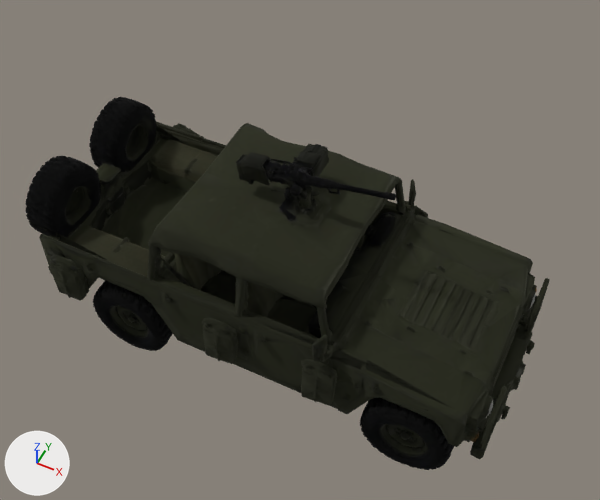
Before and after pictures for a commit that changed the glTF model art/meshes/vehicles/jeep_shoded.glb.
One viewpoint serves both versions: a camera (50 mm lens) standing at (2.47, -4.7, 7.06) and looking at (0.22, -0.21, 1.44). The axes (+X, +Y, +Z) are drawn at lower left. The lights are the same throughout. The picture after the commit comes second.

Objects in the first picture: 'hull_hull', 'hull_metal', 'hull_rubber'.
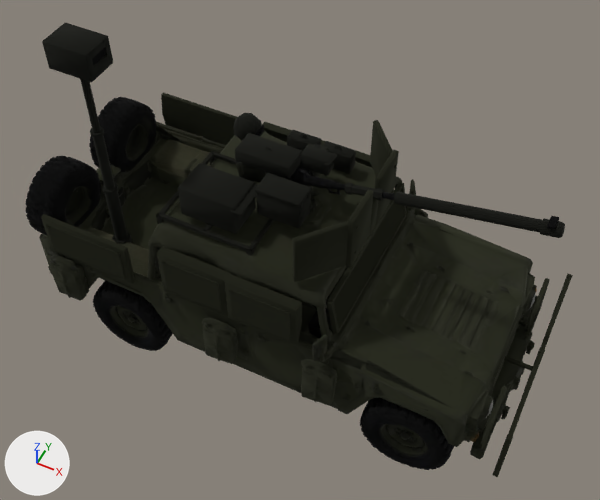
Changed parts and their boxes (x1, y1, x2, y2) in the pictures (600 x 500 px):
'kit_armour_3_hull_hull', added: after (41, 93, 573, 477)
'kit_armour_1_hull_hull', added: after (157, 122, 372, 346)
'kit_armour_2_hull_metal', added: after (292, 120, 399, 282)
'kit_sensors_2_hull_hull', added: after (156, 151, 275, 256)
'kit_sensors_3_hull_hull', added: after (42, 23, 133, 244)
'kit_firepower_3_hull_metal', added: after (235, 133, 565, 238)
'kit_firepower_2_hull_metal', added: after (255, 173, 385, 228)
'kit_firepower_1_hull_metal', added: after (287, 130, 356, 176)
'kit_sensors_1_hull_hull', added: after (233, 113, 264, 141)
'hull_metal', unchanged, covered by the edit: before (236, 144, 396, 208); after (236, 144, 395, 206)

The change, as a list of edits to the scene's bpy script:
```text
Add ob_kit_sensors_3_hull_hull:
    ob_kit_sensors_3_hull_hull = bpy.data.objects.new('kit_sensors_3_hull_hull', me_kit_sensors_3_hull_hull)  # 172 vertices, 304 faces; spans x -1.77..-1.34, y -0.7..-0.4, z 0.78..3.36; in mat_material (picture img_base_color)
    ob_kit_sensors_3_hull_hull.location = (0.0, 0.0, 0.0)
Add ob_kit_sensors_2_hull_hull:
    ob_kit_sensors_2_hull_hull = bpy.data.objects.new('kit_sensors_2_hull_hull', me_kit_sensors_2_hull_hull)  # 128 vertices, 188 faces; spans x -0.925..0.025, y -0.725..0.225, z 1.697..2.18; in mat_material (picture img_base_color)
    ob_kit_sensors_2_hull_hull.location = (0.0, 0.0, 0.0)
Add ob_kit_sensors_1_hull_hull:
    ob_kit_sensors_1_hull_hull = bpy.data.objects.new('kit_sensors_1_hull_hull', me_kit_sensors_1_hull_hull)  # 106 vertices, 184 faces; spans x -0.753..-0.48, y 0.267..0.533, z 1.754..2.24; in mat_material (picture img_base_color)
    ob_kit_sensors_1_hull_hull.location = (0.0, 0.0, 0.0)
Add ob_kit_firepower_3_hull_metal:
    ob_kit_firepower_3_hull_metal = bpy.data.objects.new('kit_firepower_3_hull_metal', me_kit_firepower_3_hull_metal)  # 108 vertices, 200 faces; spans x -0.45..2.33, y -0.13..0.13, z 2.19..2.56; in mat_material (picture img_base_color)
    ob_kit_firepower_3_hull_metal.location = (0.0, 0.0, 0.0)
Add ob_kit_firepower_2_hull_metal:
    ob_kit_firepower_2_hull_metal = bpy.data.objects.new('kit_firepower_2_hull_metal', me_kit_firepower_2_hull_metal)  # 120 vertices, 204 faces; spans x -0.096..0.888, y -0.416..0.05, z 1.95..2.288; in mat_material (picture img_base_color)
    ob_kit_firepower_2_hull_metal.location = (0.0, 0.0, 0.0)
Add ob_kit_firepower_1_hull_metal:
    ob_kit_firepower_1_hull_metal = bpy.data.objects.new('kit_firepower_1_hull_metal', me_kit_firepower_1_hull_metal)  # 128 vertices, 232 faces; spans x -0.3..0.37, y 0.05..0.685, z 1.79..2.336; in mat_material (picture img_base_color)
    ob_kit_firepower_1_hull_metal.location = (0.0, 0.0, 0.0)
Add ob_kit_armour_3_hull_hull:
    ob_kit_armour_3_hull_hull = bpy.data.objects.new('kit_armour_3_hull_hull', me_kit_armour_3_hull_hull)  # 258 vertices, 332 faces; spans x -2.01..2.5, y -1.06..1.06, z 0.42..1.68; in mat_material (picture img_base_color)
    ob_kit_armour_3_hull_hull.location = (0.0, 0.0, 0.0)
Add ob_kit_armour_2_hull_metal:
    ob_kit_armour_2_hull_metal = bpy.data.objects.new('kit_armour_2_hull_metal', me_kit_armour_2_hull_metal)  # 184 vertices, 300 faces; spans x 0.45..0.84, y -0.82..0.82, z 1.72..2.34; in mat_material (picture img_base_color)
    ob_kit_armour_2_hull_metal.location = (0.0, 0.0, 0.0)
Add ob_kit_armour_1_hull_hull:
    ob_kit_armour_1_hull_hull = bpy.data.objects.new('kit_armour_1_hull_hull', me_kit_armour_1_hull_hull)  # 212 vertices, 320 faces; spans x -0.77..0.59, y -1.03..1.03, z 1.19..1.69; in mat_material (picture img_base_color)
    ob_kit_armour_1_hull_hull.location = (0.0, 0.0, 0.0)
```
